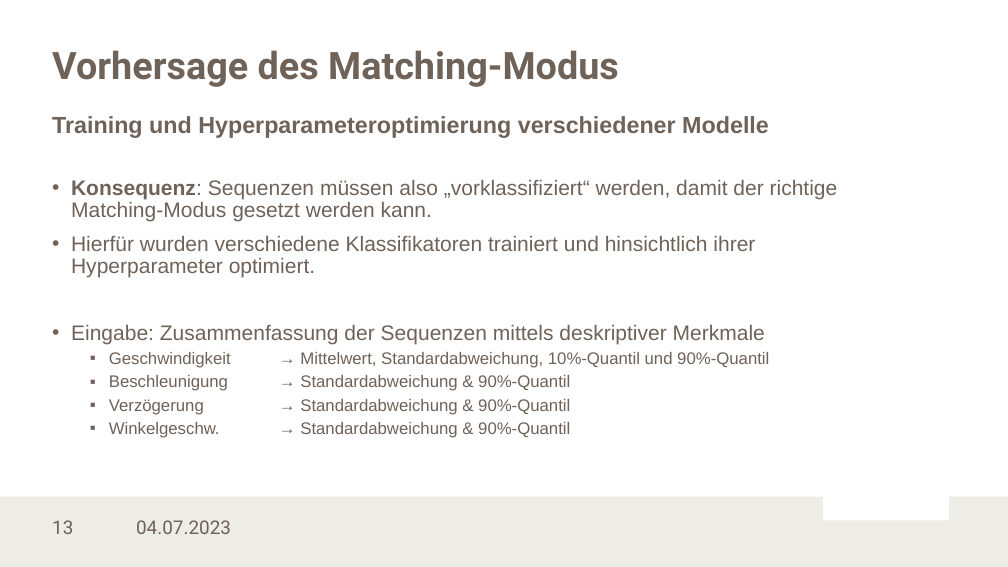
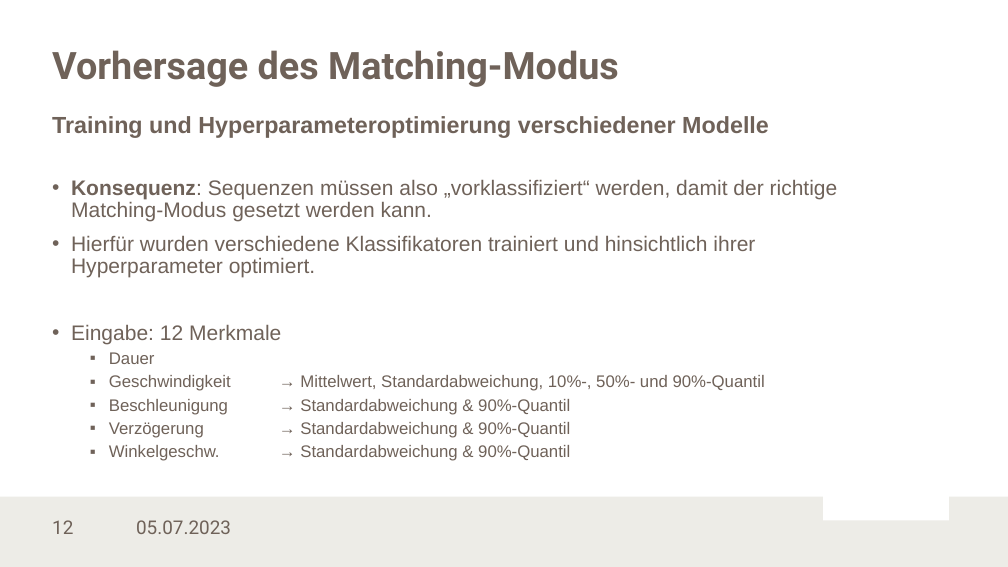
Before and after one commit to LennartKoepper/Bachelor-Thesis, a slide deck: slide 12 of Seminar/Bachelorseminar_02-07-2023.pptx (slide 13 before the commit). Drawn at 1008x567 pixels with LibreOffice and Linux fonts; fonts in the diff are those of the drawing; background and template pictures are left out. Boxes give left, top, right and bottom in pixels: in the first picture for what was removed or moved away, otherwise in the second. Text is boxed around its words. In the diff, an @@ line names an element or a change of style, - is before the commit and + after.

```diff
--- a/Seminar/Bachelorseminar_02-07-2023.pptx
+++ b/Seminar/Bachelorseminar_02-07-2023.pptx
@@ text at box(71, 325, 765, 391): text changed @@
-• Eingabe: Zusammenfassung der Sequenzen mittels deskriptiver Merkmale
-  ▪ Geschwindigkeit → Mittelwert, Standardabweichung, 10%-Quantil und 90%-Quantil
+• Eingabe: 12 Merkmale
+  ▪ Dauer
+  ▪ Geschwindigkeit → Mittelwert, Standardabweichung, 10%-, 50%- und 90%-Quantil
@@ page number at box(52, 520, 73, 534): text changed @@
-13
+12
@@ text at box(136, 520, 231, 534): text changed @@
-04.07.2023
+05.07.2023
```
Also in this commit, not shown: 19 other slides changed, 1 slide added, 3 slides removed, 1 other file.
